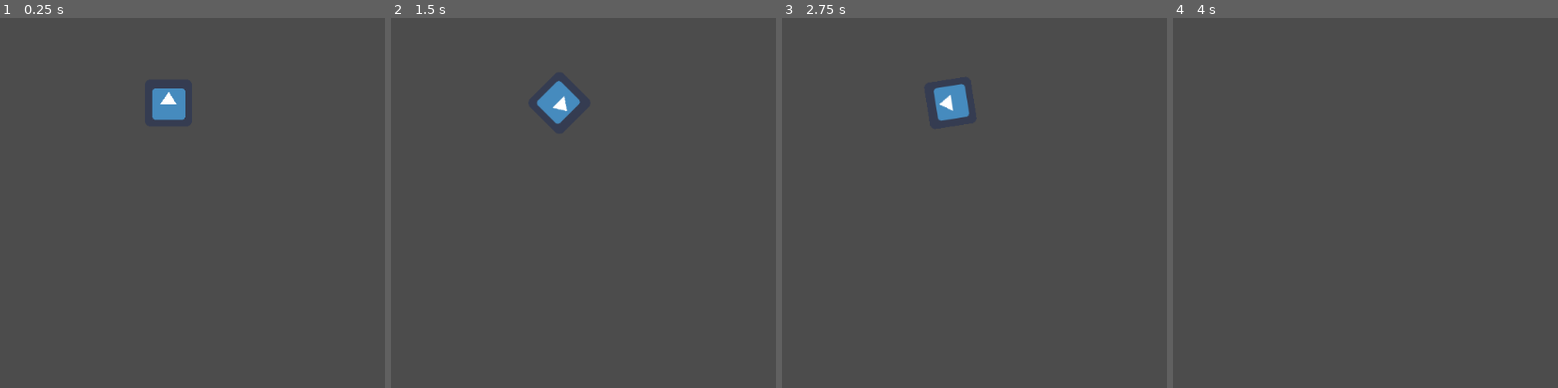
Above: before the commit, frames 1-4 (left to right).
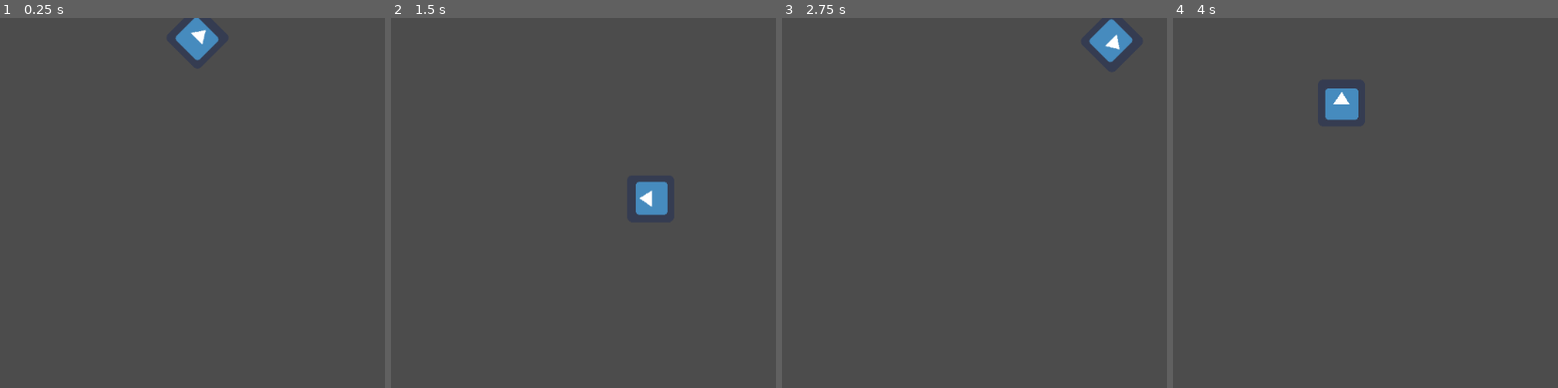
Above: after the commit, the same moments.

Repository: Lavaruz/godot-man
Game: Godot game, scene res://Sprite.tscn
Same seed, same stepped clock (60 frames per second), same inputs: the game is played once before the commit and once after it. The project has no main scene, so this scene is started directly. The engine's default icon, where the game draws it, is replaced by a stand-in: a white triangle on a blue panel in a dark square.
Inputs:
- Up to frame 1 (0.25 s): no input
- Up to frame 2 (1.5 s): hold Right (ui_right) 0.53-1.28 s; hold Down (ui_down) from 1.28 s (still down)
- Up to frame 3 (2.75 s): release Down (ui_down) at 2.03 s; hold Right (ui_right) from 2.03 s (still down)
- Up to frame 4 (4 s): release Right (ui_right) at 2.78 s; hold Up (ui_up) 2.78-3.53 s; hold Left (ui_left) from 3.53 s (still down)

The runs differ from the first frame. In frame 1, 1.5% of the frame differs, in the area x 39-57%, y 0-28%; in frame 2, 1.5%, in the area x 37-72%, y 17-54%; in frame 3, 1.5%; in frame 4, 0.8%.
Error after the commit: Attempt to call function 'connect' in base 'null instance' on a null instance. (res://Sprite.gd:8)

Commit message:
using signal

Diff:
--- a/First-GDScript/Sprite.gd
+++ b/First-GDScript/Sprite.gd
@@ -3,16 +3,31 @@
 var speed = 400
 var angular_speed = PI
 
+func _ready():
+	var timer = get_node("Timer")
+	timer.connect("timeout", self, "_on_Timer_timeout")
+
 func _process(delta):
+
 	var direction = 0
 	if Input.is_action_pressed("ui_left"):
 		direction = -1
 	if Input.is_action_pressed("ui_right"):
 		direction = 1
-	rotation += angular_speed * direction * delta
 
-	var velocity = Vector2.ZERO
+	rotation += angular_speed * delta
+
+	var velocity = Vector2.UP.rotated(rotation) * speed
+	var velocityControl = Vector2.ZERO
 	if Input.is_action_pressed("ui_up"):
-		velocity = Vector2.UP.rotated(rotation) * speed
+		velocityControl = Vector2.UP.rotated(rotation) * speed
 
 	position += velocity * delta
+
+
+
+func _on_Timer_timeout():
+	visible = not visible
+
+func _on_Button_pressed():
+	set_process(not is_processing())
